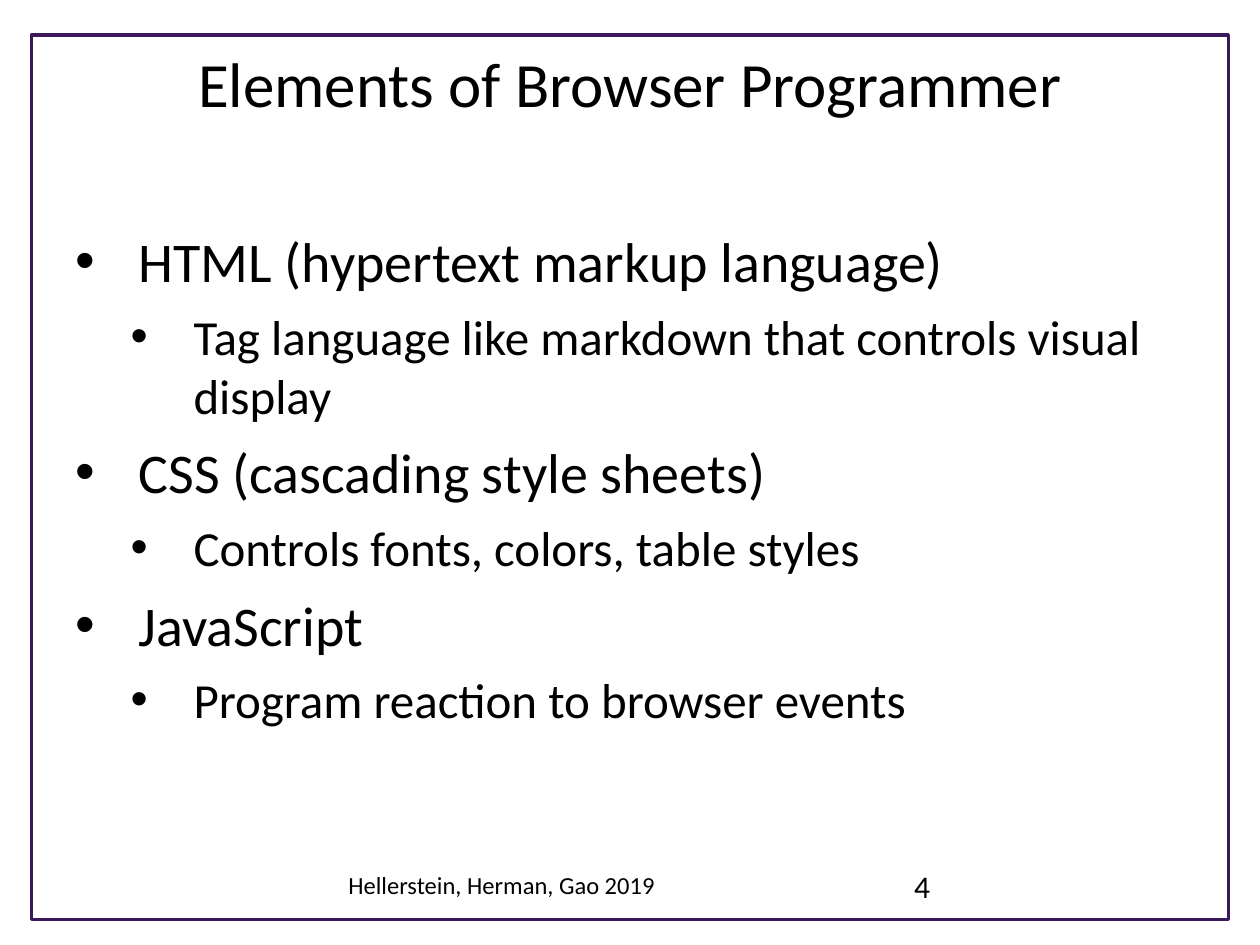
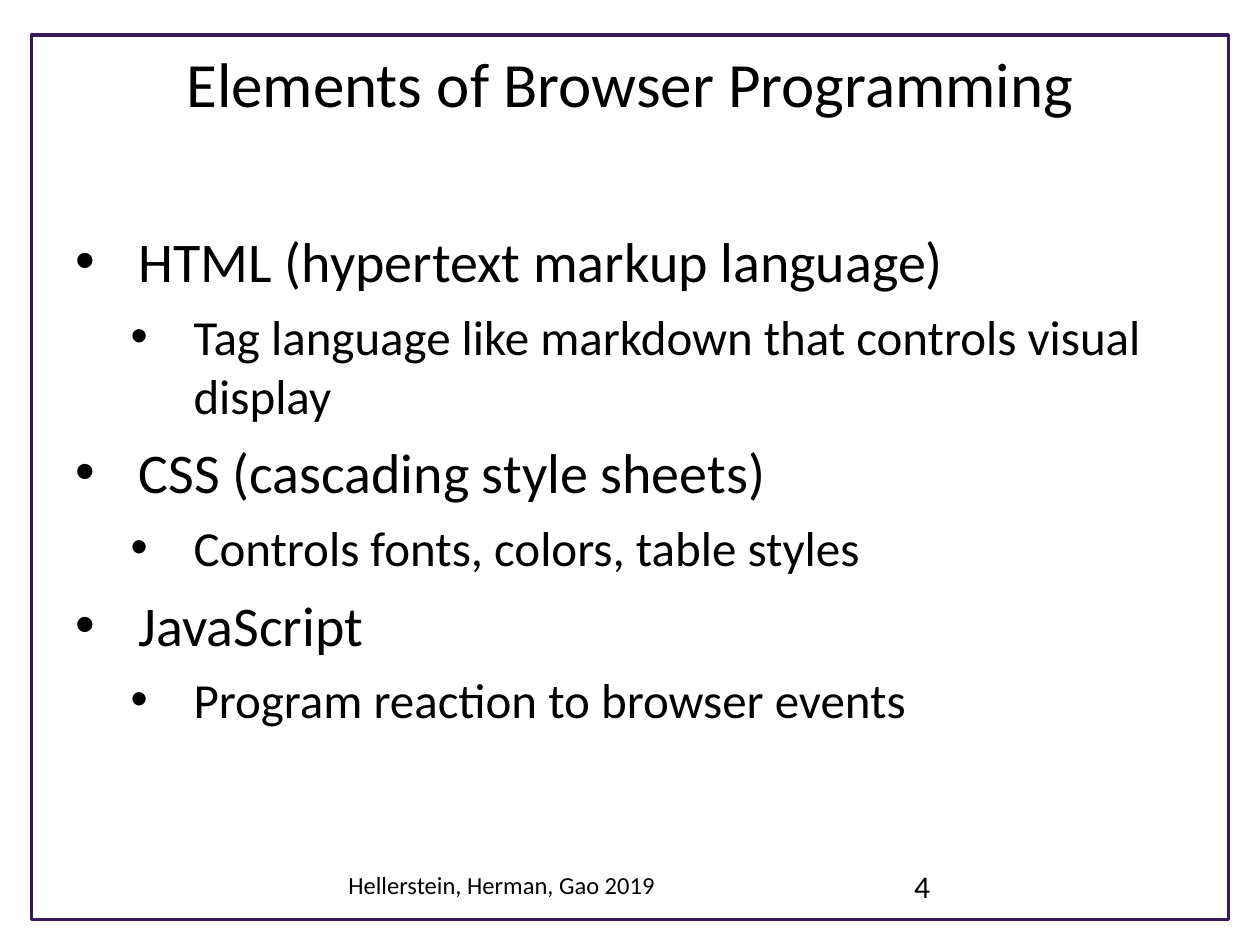
Before and after one commit to UWSEDS/LectureNotes, a slide deck: slide 4 of DASH_visualizations/DASH Visualizations.pptx. Drawn at 1260x945 pixels with LibreOffice and Linux fonts; fonts in the diff are those of the drawing; background and template pictures are left out. Boxes give left, top, right and bottom in pixels: in the first picture for what was removed or moved away, otherwise in the second. Text is boxed around its words. In the diff, an @@ line names an element or a change of style, - is before the commit and + after.

```diff
--- a/DASH_visualizations/DASH Visualizations.pptx
+++ b/DASH_visualizations/DASH Visualizations.pptx
@@ title at [186,63,1073,118]: text changed @@
-Elements of Browser Programmer
+Elements of Browser Programming
```
Also in this commit, not shown: 3 other slides changed, 2 slides added.
